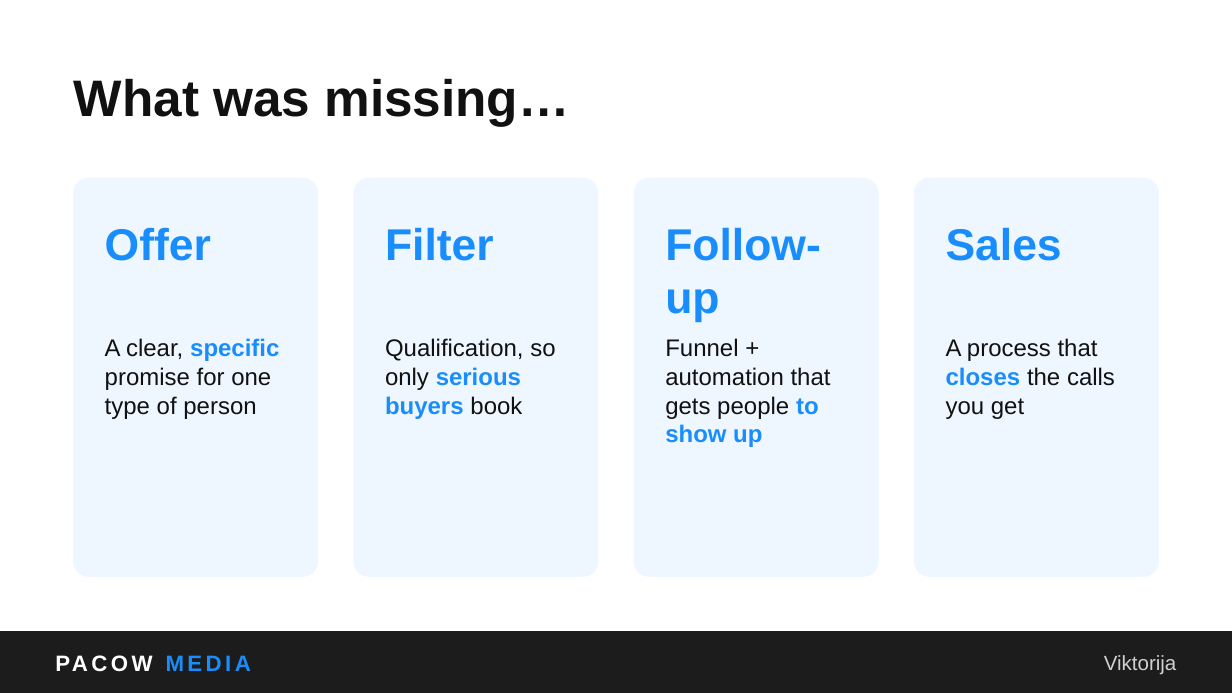
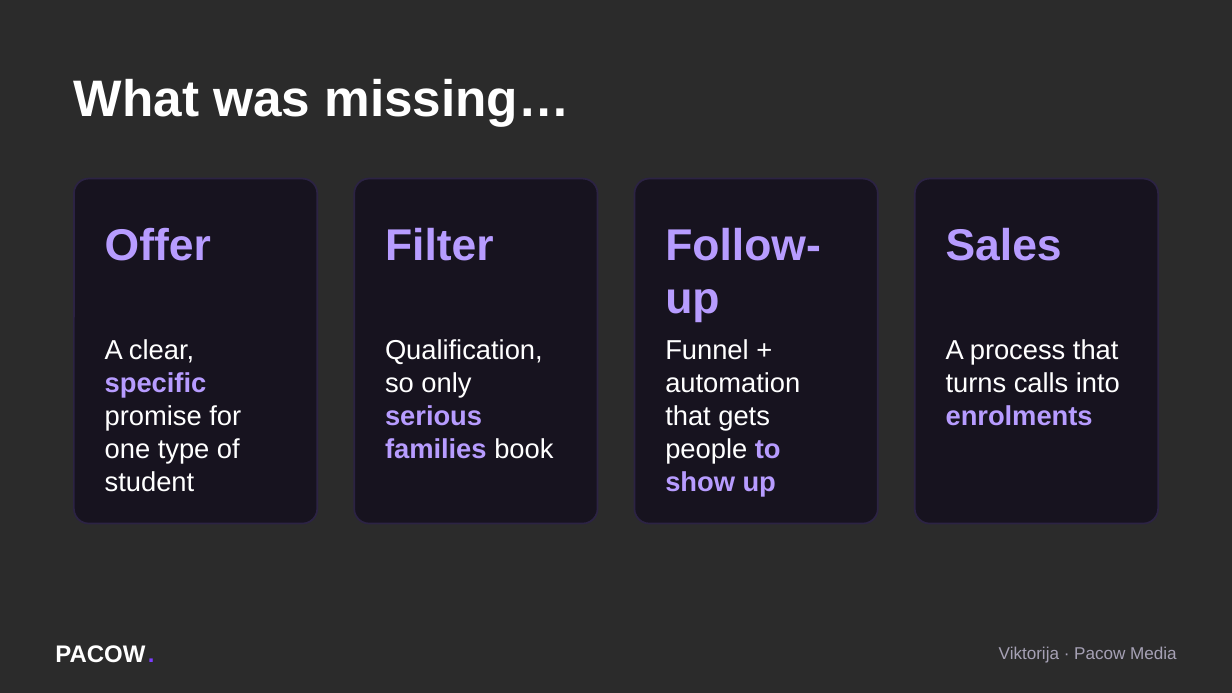
Before and after one commit to ema-del/business, a slide deck: slide 15 of webinar/Pacow_Media_Webinar.pptx (slide 23 before the commit). Drawn at 1232x693 pixels with LibreOffice and Linux fonts; fonts in the diff are those of the drawing; background and template pictures are left out; a plain dark background stands for a picture behind light text. Boxes give left, top, right and bottom in pixels: in the first picture for what was removed or moved away, otherwise in the second. Text is boxed around its words. In the diff, an @@ line names an element or a change of style, - is before the commit and + after.

```diff
--- a/webinar/Pacow_Media_Webinar.pptx
+++ b/webinar/Pacow_Media_Webinar.pptx
@@ background #FFFFFF to picture (left out) @@
@@ text "What was missing…" at [74, 79, 570, 126]: text colour #111111 to #FFFFFF @@
@@ rounded rectangle: place and size @@
-rounded rectangle at [74, 179, 318, 577]
+rounded rectangle at [74, 179, 318, 524]
@@ fill #EEF6FF to #17131F; outline #EEF6FF 1 pt to #2C2344 1 pt in 4 elements at [634, 179, 878, 524], [914, 179, 1158, 524], [74, 179, 318, 524], [355, 179, 599, 524] @@
@@ rounded rectangle: place and size @@
-rounded rectangle at [355, 179, 599, 577]
+rounded rectangle at [355, 179, 599, 524]
@@ rounded rectangle: place and size @@
-rounded rectangle at [634, 179, 878, 577]
+rounded rectangle at [634, 179, 878, 524]
@@ rounded rectangle: place and size @@
-rounded rectangle at [914, 179, 1158, 577]
+rounded rectangle at [914, 179, 1158, 524]
@@ text colour #188DFB to #B79CFF in 4 elements at [105, 227, 211, 261], [385, 227, 494, 261], [665, 227, 821, 322], [946, 227, 1062, 261] @@
@@ text at [105, 339, 241, 492]: text changed; size 14 to 16 pt; text colour #111111 to #FFFFFF @@
-A clear, specific promise for one type of person
+A clear, specific promise for one type of student
@@ text at [385, 339, 553, 459]: text changed; size 14 to 16 pt; text colour #111111 to #FFFFFF @@
-Qualification, so only serious buyers book
+Qualification, so only serious families book
@@ text "Funnel + automation that gets ..." at [665, 339, 800, 497]: size 14 to 16 pt; text colour #111111 to #FFFFFF in "Funnel + automation that gets people"; text colour #188DFB to #B79CFF in "to show up" @@
@@ text at [946, 339, 1120, 426]: text changed; size 14 to 16 pt; text colour #111111 to #FFFFFF @@
-A process that closes the calls you get
+A process that turns calls into enrolments
@@ rectangle removed at [0, 631, 1232, 692] @@
@@ text removed at [55, 631, 425, 692] @@
-PACOW MEDIA
@@ text added at [55, 645, 154, 663], 14 pt, text #FFFFFF, bold @@
+PACOW
@@ text added at [148, 631, 172, 674], 14 pt, text #7C3CFF, bold @@
+.
@@ text added at [999, 646, 1177, 663], 10 pt, text #A6A1B5 @@
+Viktorija · Pacow Media
@@ text removed at [1104, 655, 1177, 675] @@
-Viktorija
```
Also in this commit, not shown: 44 other slides changed, 15 slides added, 20 slides removed, 1 other file.
